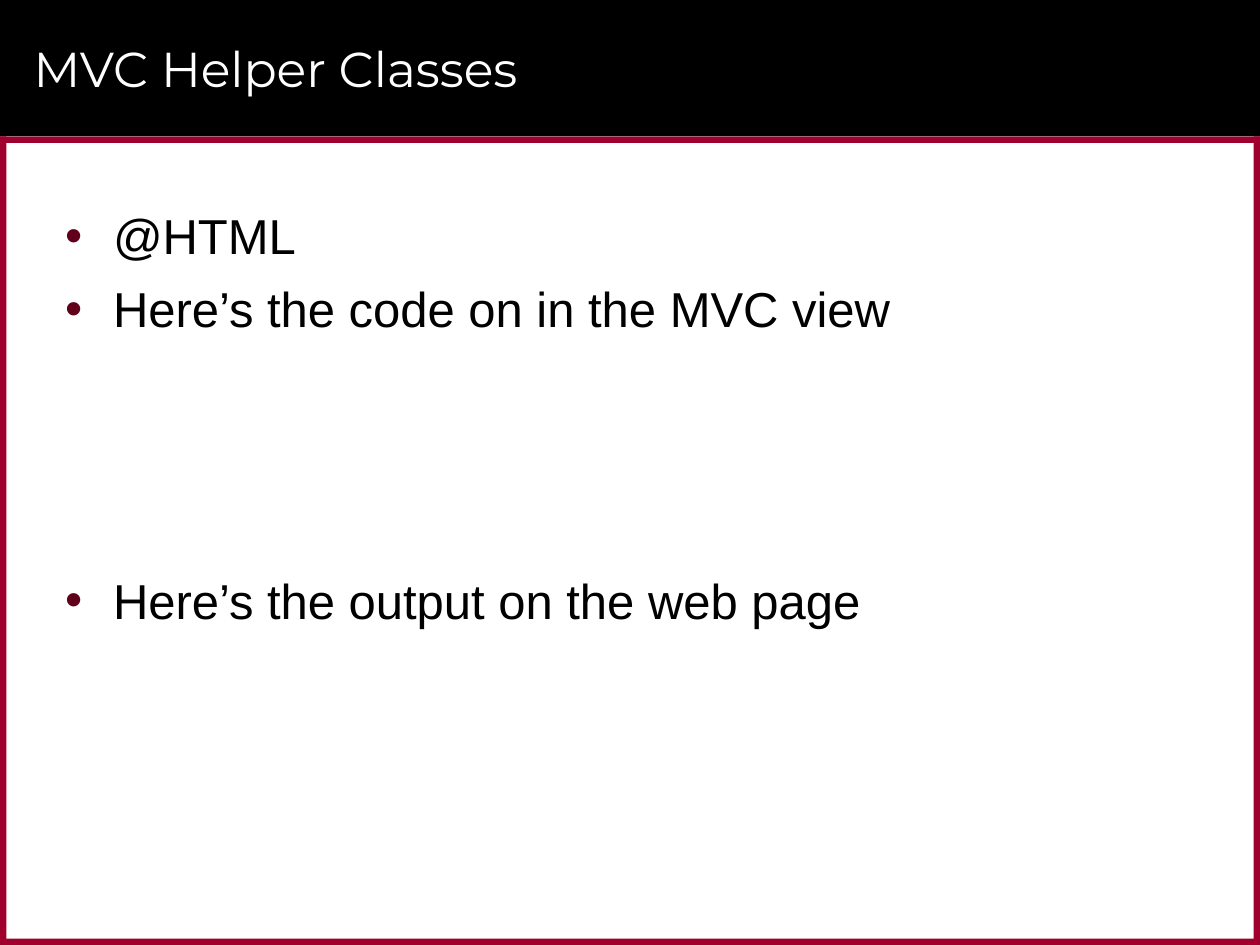
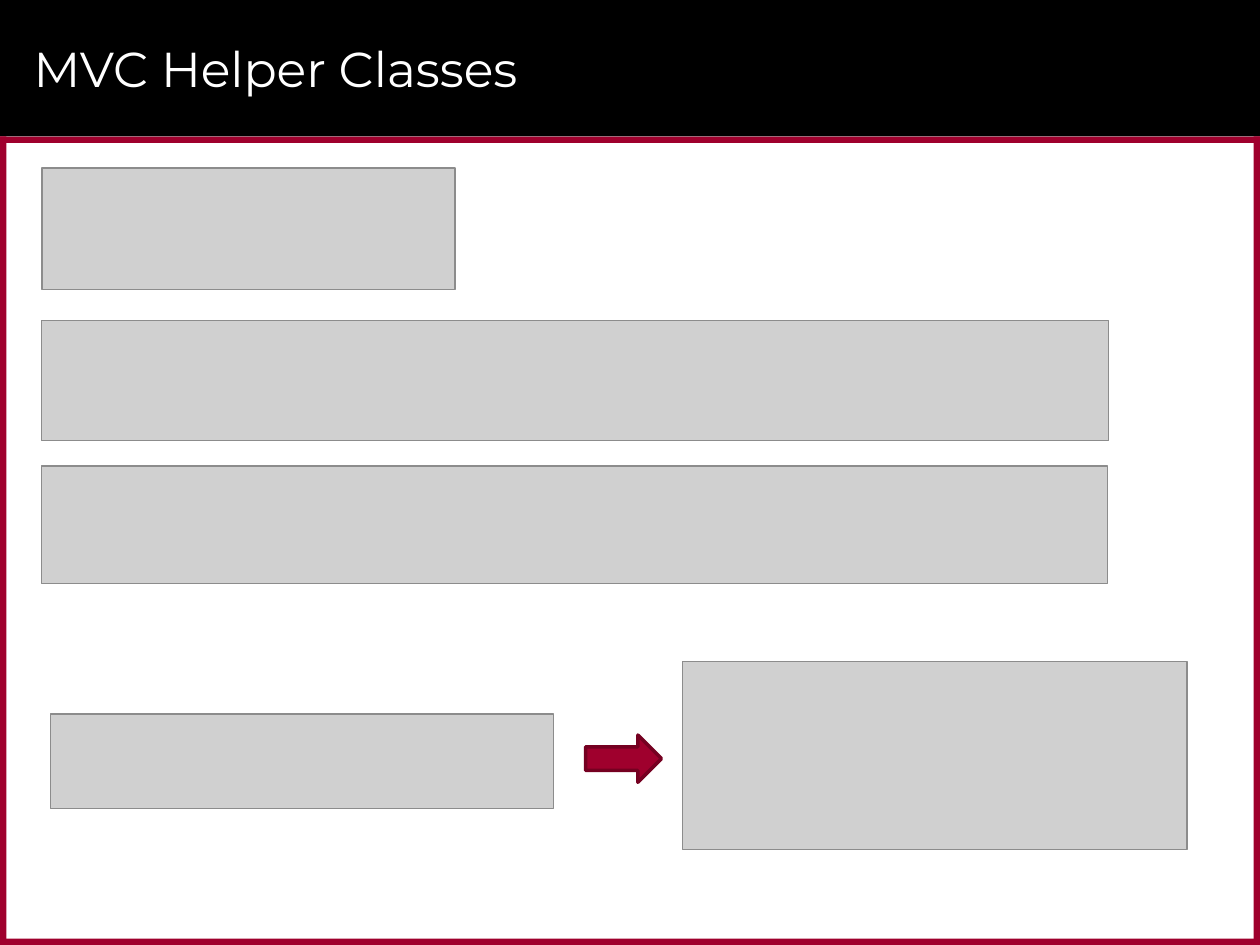
Before and after one commit to CriticalPathTraining/PowerBiEmbedded, a slide deck: slide 21 of Developing Custom Applications using Power BI Embedded.pptx (slide 26 before the commit). Drawn at 1260x945 pixels with LibreOffice and Linux fonts; fonts in the diff are those of the drawing; grey boxes stand for pictures; background and template pictures are left out. Boxes give left, top, right and bottom in pixels: in the first picture for what was removed or moved away, otherwise in the second. Text is boxed around its words. In the diff, an @@ line names an element or a change of style, - is before the commit and + after.

```diff
--- a/Developing Custom Applications using Power BI Embedded.pptx
+++ b/Developing Custom Applications using Power BI Embedded.pptx
@@ picture added at [42,168,455,290] @@
@@ text removed at [113,218,890,629] @@
-• @HTML
-• Here’s the code on in the MVC view
-• Here’s the output on the web page
@@ picture added at [42,320,1109,441] @@
@@ picture added at [42,466,1108,585] @@
@@ picture added at [683,662,1187,849] @@
@@ picture added at [50,714,553,809] @@
@@ right arrow added at [586,735,662,782], fill #9F002D, outline #760021 2 pt @@
```
Also in this commit, not shown: 19 other slides changed, 3 slides added, 8 slides removed, 4 other files.
